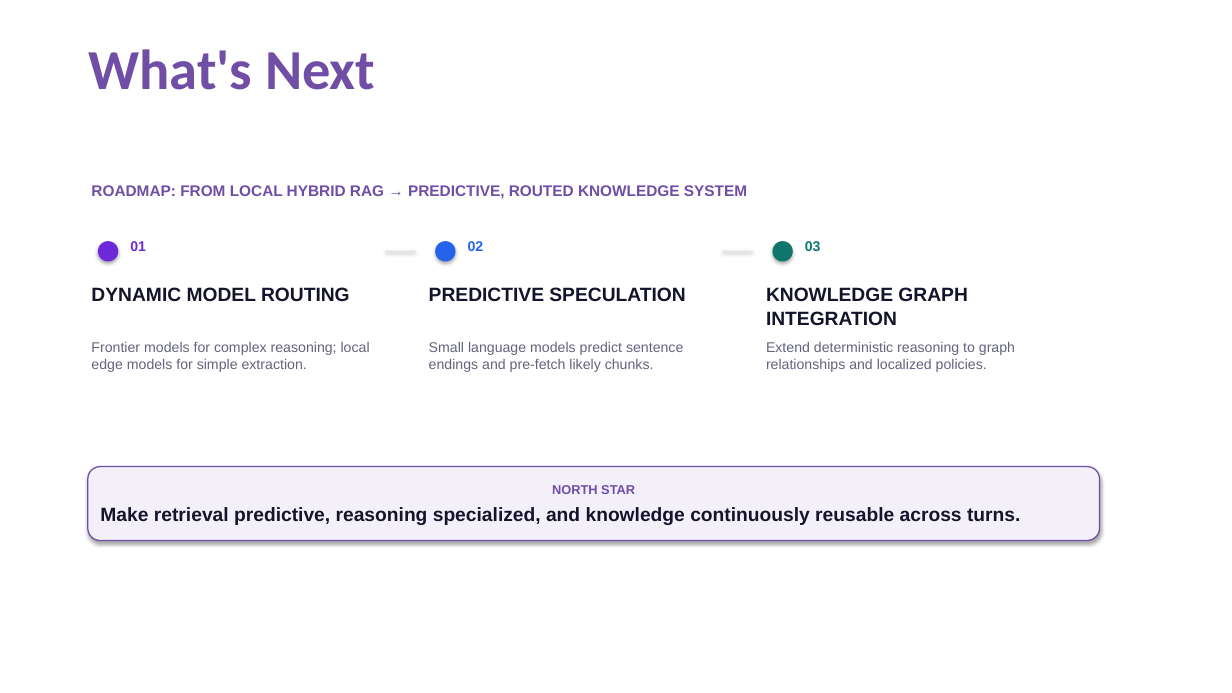
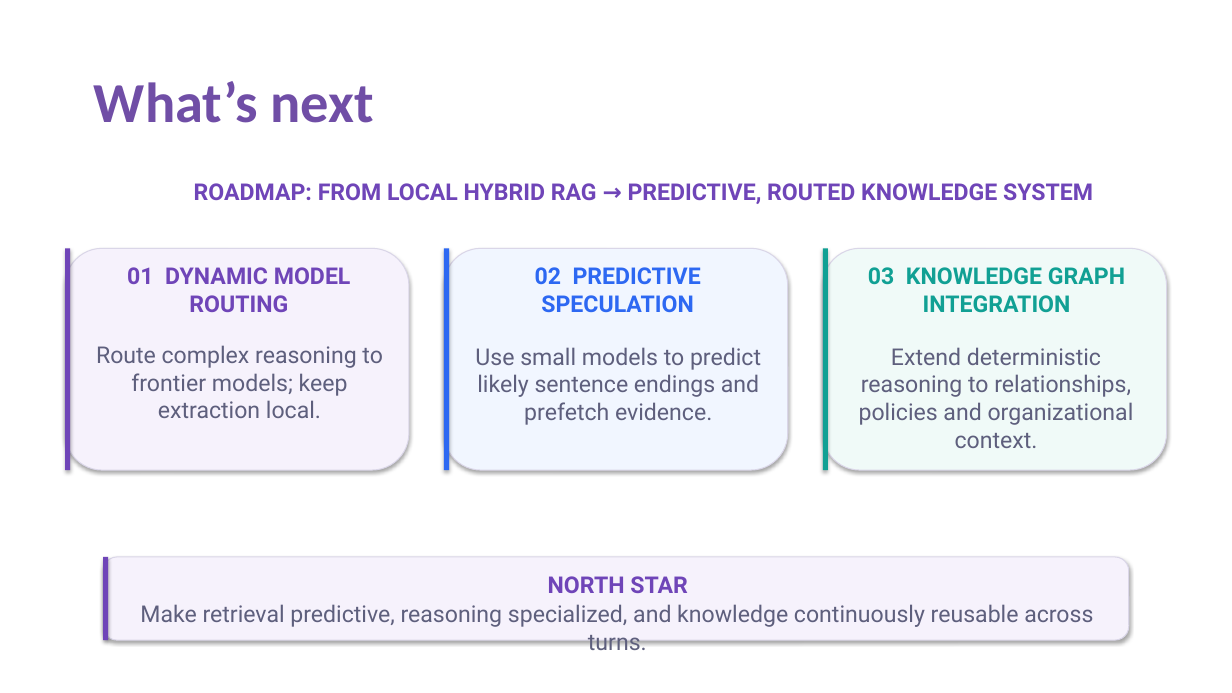
Before and after one commit to GithubNaman259/Samsung-Prism-Aegis-Streaming-Live-RAG, a slide deck: slide 9 of Aegis_Samsung_PRISM.pptx. Drawn at 1232x693 pixels with LibreOffice and Linux fonts; fonts in the diff are those of the drawing. Boxes give left, top, right and bottom in pixels: in the first picture for what was removed or moved away, otherwise in the second. Text is boxed around its words. In the diff, an @@ line names an element or a change of style, - is before the commit and + after.

```diff
--- a/Aegis_Samsung_PRISM.pptx
+++ b/Aegis_Samsung_PRISM.pptx
@@ title "What’s next" at bbox=[94, 81, 373, 123]: vertical alignment top to middle @@
@@ title at bbox=[94, 81, 373, 123]: text changed @@
-What's Next
+What’s next
@@ text "ROADMAP: FROM LOCAL HYBRID RAG ...": place and size @@
-text "ROADMAP: FROM LOCAL HYBRID RAG ..." at bbox=[91, 185, 747, 199]
+text "ROADMAP: FROM LOCAL HYBRID RAG ..." at bbox=[194, 183, 1093, 204]
@@ text "ROADMAP: FROM LOCAL HYBRID RAG ..." at bbox=[194, 183, 1093, 204]: size 12 to 18 pt, font Arial to Roboto, text colour #704EA6 to #6F45B8 @@
@@ rounded rectangle added at bbox=[66, 249, 409, 470], fill #F6F2FC, outline #DAD6E8 0.8 pt @@
@@ rectangle added at bbox=[66, 249, 71, 470], fill #6F45B8 @@
@@ ellipse removed at bbox=[98, 241, 118, 262] @@
@@ text at bbox=[127, 267, 351, 312]: text changed; size 15 to 18 pt; font Arial to Roboto; text colour #14142B to #6F45B8 @@
-DYNAMIC MODEL ROUTING
+01 DYNAMIC MODEL ROUTING
@@ text removed at bbox=[130, 241, 146, 251] @@
-01
@@ line removed from (385, 251) to (416, 251) @@
@@ ellipse removed at bbox=[435, 241, 456, 262] @@
@@ rounded rectangle added at bbox=[445, 249, 788, 470], fill #F1F6FF, outline #DAD6E8 0.8 pt @@
@@ rectangle added at bbox=[445, 249, 450, 470], fill #2D68F2 @@
@@ text removed at bbox=[468, 241, 484, 251] @@
-02
@@ text at bbox=[535, 267, 701, 312]: text changed; size 15 to 18 pt; font Arial to Roboto; text colour #14142B to #2D68F2 @@
-PREDICTIVE SPECULATION
+02 PREDICTIVE SPECULATION
@@ line removed from (723, 251) to (753, 251) @@
@@ ellipse removed at bbox=[773, 241, 793, 262] @@
@@ text removed at bbox=[805, 241, 821, 251] @@
-03
@@ rounded rectangle added at bbox=[823, 249, 1167, 470], fill #F0FAF8, outline #DAD6E8 0.8 pt @@
@@ rectangle added at bbox=[823, 249, 829, 470], fill #11A094 @@
@@ text at bbox=[868, 267, 1125, 313]: text changed; size 15 to 18 pt; font Arial to Roboto; text colour #14142B to #11A094 @@
-KNOWLEDGE GRAPH INTEGRATION
+03 KNOWLEDGE GRAPH INTEGRATION
@@ text at bbox=[96, 345, 382, 418]: text changed; size 11 to 18 pt; font Arial to Roboto; text colour #63637E to #5E5F7D @@
-Frontier models for complex reasoning; local edge models for simple extraction.
+Route complex reasoning to frontier models; keep extraction local.
@@ text at bbox=[475, 347, 761, 425]: text changed; size 11 to 18 pt; font Arial to Roboto; text colour #63637E to #5E5F7D @@
-Small language models predict sentence endings and pre-fetch likely chunks.
+Use small models to predict likely sentence endings and prefetch evidence.
@@ text at bbox=[859, 347, 1134, 448]: text changed; size 11 to 18 pt; font Arial to Roboto; text colour #63637E to #5E5F7D @@
-Extend deterministic reasoning to graph relationships and localized policies.
+Extend deterministic reasoning to relationships, policies and organizational context.
@@ text at bbox=[552, 485, 635, 494]: paragraph removed @@
-NORTH STAR
@@ rounded rectangle added at bbox=[104, 557, 1129, 640], fill #F6F2FC, outline #DAD6E8 0.8 pt @@
@@ rectangle added at bbox=[104, 557, 109, 640], fill #6F45B8 @@
@@ text "Make retrieval predictive, reasoning specialized, ...": place and size @@
-text "Make retrieval predictive, reasoning specialized, ..." at bbox=[88, 467, 1100, 541]
+text "Make retrieval predictive, reasoning specialized, ..." at bbox=[140, 604, 1093, 627]
@@ text "Make retrieval predictive, reasoning specialized, ..." at bbox=[140, 604, 1093, 627]: size 15 to 18 pt, font Arial to Roboto, text colour #14142B to #5E5F7D, bold off; alignment left to centre; less space between paragraphs; vertical alignment middle to top; fill #F4F0FA to none; outline #704EA6 1 pt to none; shadow off @@
@@ text added at bbox=[548, 576, 687, 593], 18 pt, text #6F45B8, bold @@
+NORTH STAR
```
Also in this commit, not shown: 9 other slides changed, 2 slides added, 2 slides removed.
